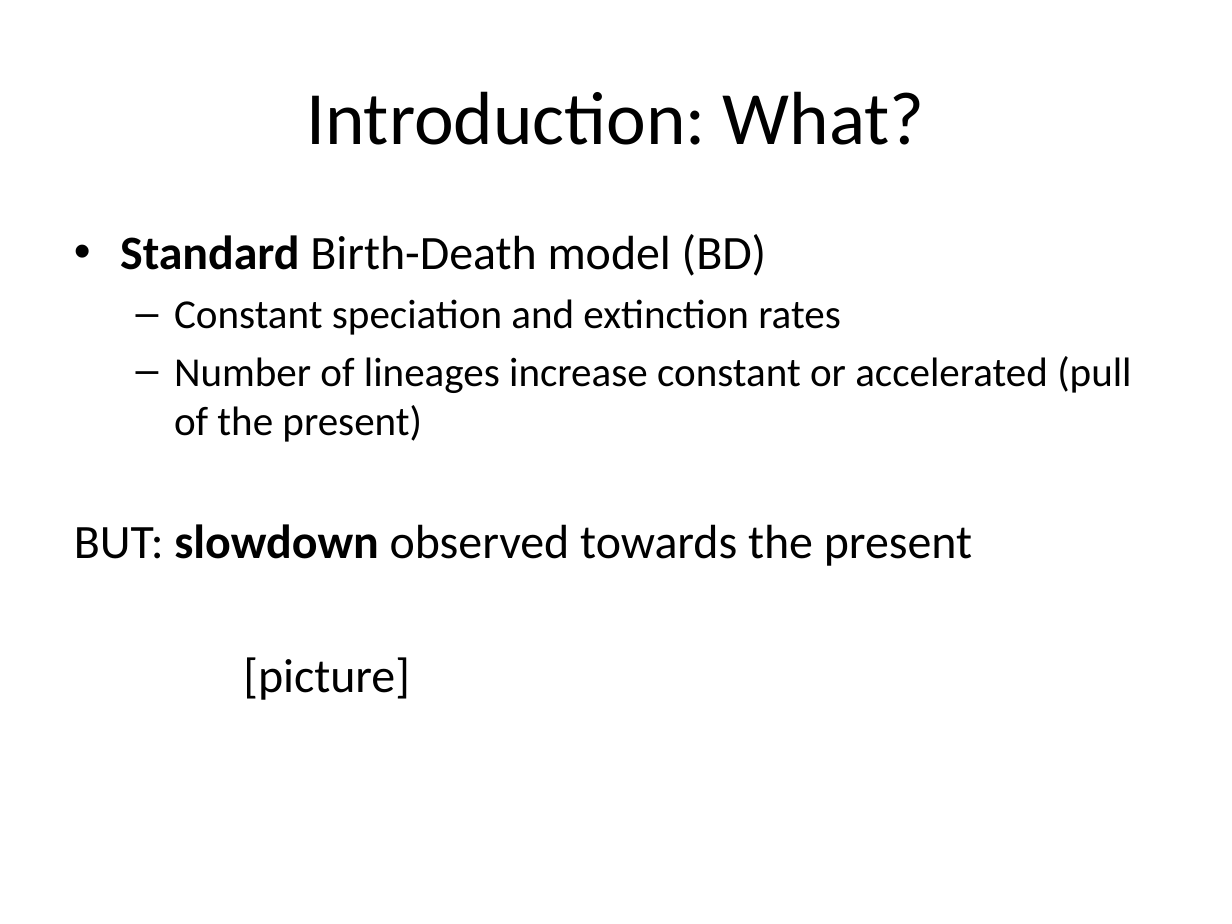
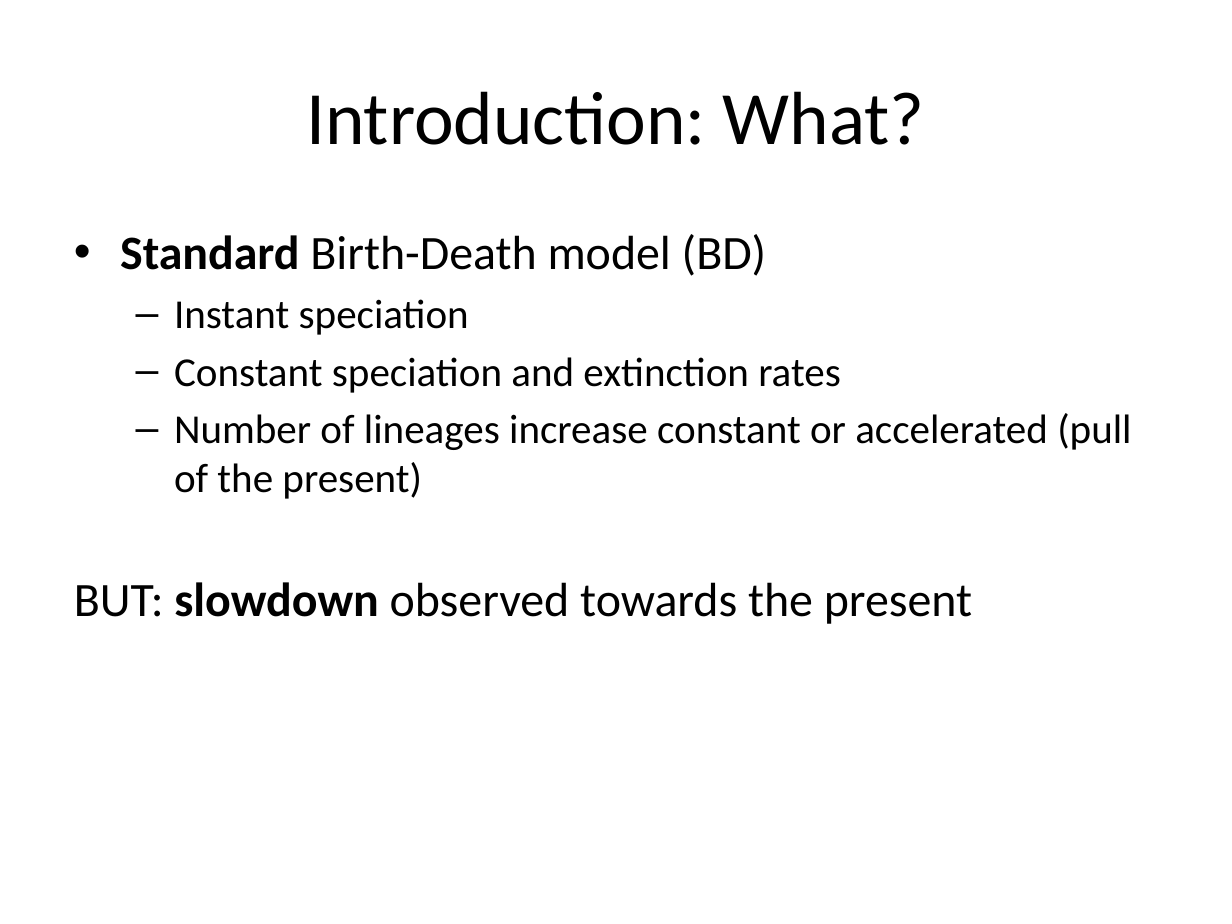
Before and after one commit to richelbilderbeek/Cer2016, a slide deck: slide 5 of doc/Cer2016_Femke Thon & Jolien Gay_V2.1.pptx. Drawn at 1232x924 pixels with LibreOffice and Linux fonts; fonts in the diff are those of the drawing. Boxes give left, top, right and bottom in pixels: in the first picture for what was removed or moved away, otherwise in the second. Text is boxed around its words. In the diff, an @@ line names an element or a change of style, - is before the commit and + after.

```diff
--- a/doc/Cer2016_Femke Thon & Jolien Gay_V2.1.pptx
+++ b/doc/Cer2016_Femke Thon & Jolien Gay_V2.1.pptx
@@ text at [174,299,469,335]: paragraph added @@
+  – Instant speciation
@@ text at [243,657,410,700]: paragraph removed @@
-[picture]
```
Also in this commit, not shown: 2 other slides changed.
